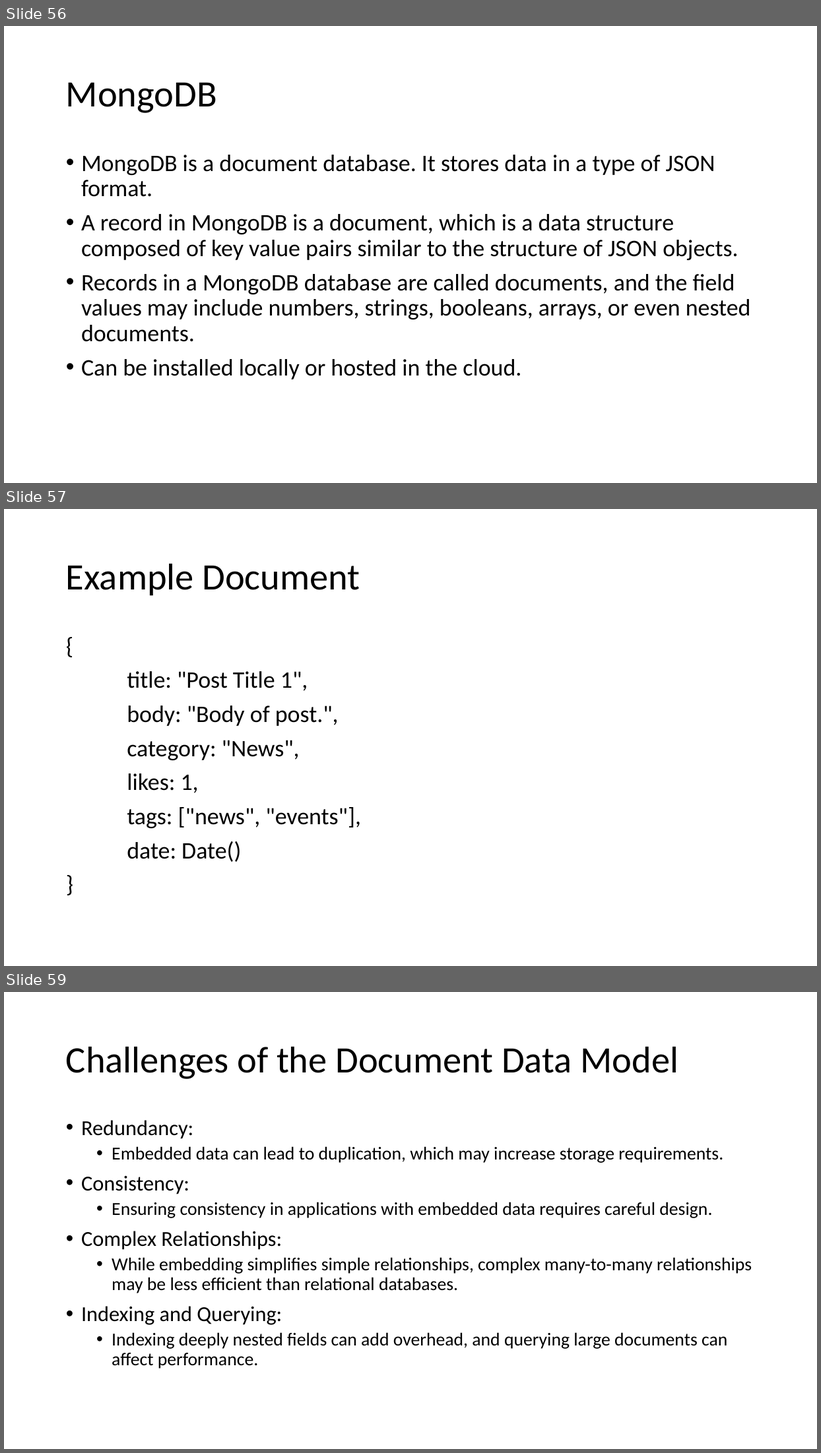
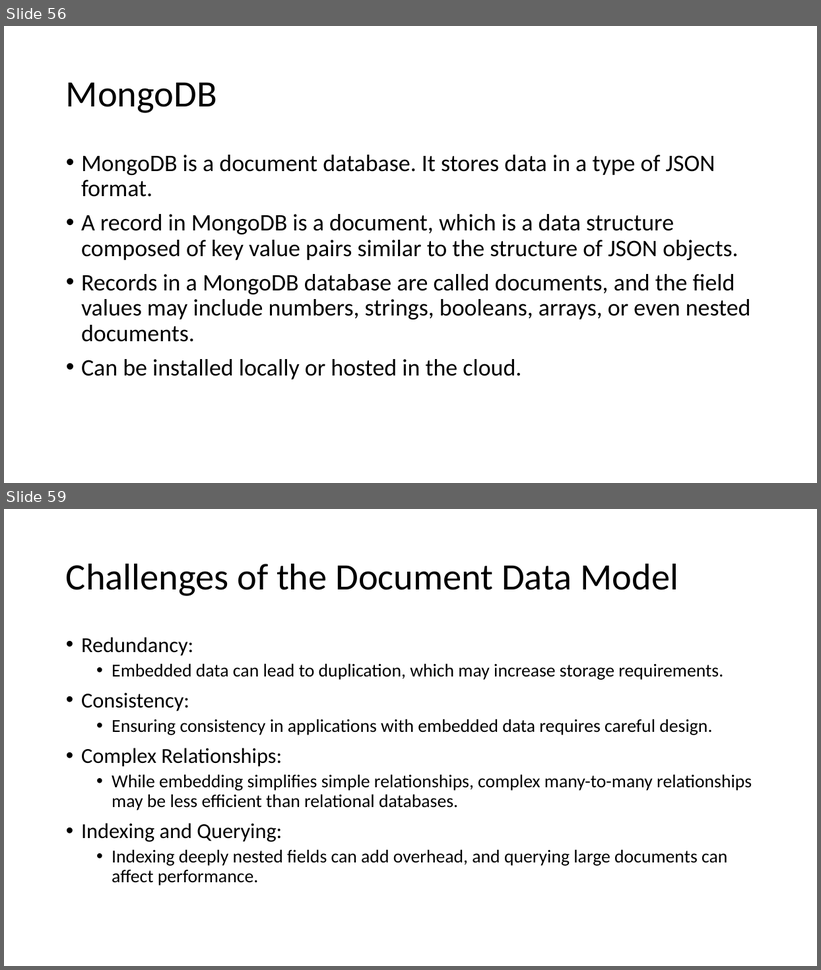
Before and after one commit to motazsaad/Exploratory-Analysis-of-Big-Data, a slide deck: PPT slides/02 EDABDC - Data Models - part 1.pptx. Shown one above the other, each under a label of ours: slides 56, 57 and 59 before the commit, slides 56 and 59 after it; the slides between them are not shown. The pictures are 821x1453 and 821x970 pixels, drawn with LibreOffice and Linux fonts; fonts in the diff are those of the drawing. Boxes give left, top, right and bottom in pixels: in the first picture for what was removed or moved away, otherwise in the second. Text is boxed around its words. In the diff, an @@ line names an element or a change of style, - is before the commit and + after.

```diff
--- a/PPT slides/02 EDABDC - Data Models - part 1.pptx
+++ b/PPT slides/02 EDABDC - Data Models - part 1.pptx
@@ slide 57 removed at (4, 509, 817, 966), background #FFFFFF @@
@@ title removed at (66, 563, 360, 595) @@
-Example Document
@@ text removed at (127, 671, 361, 862) @@
-{
-title: "Post Title 1",
-body: "Body of post.",
-category: "News",
-likes: 1,
-tags: ["news", "events"],
-date: Date()
-}
```
Also in this commit, not shown: 8 slides changed, 1 slide added.
